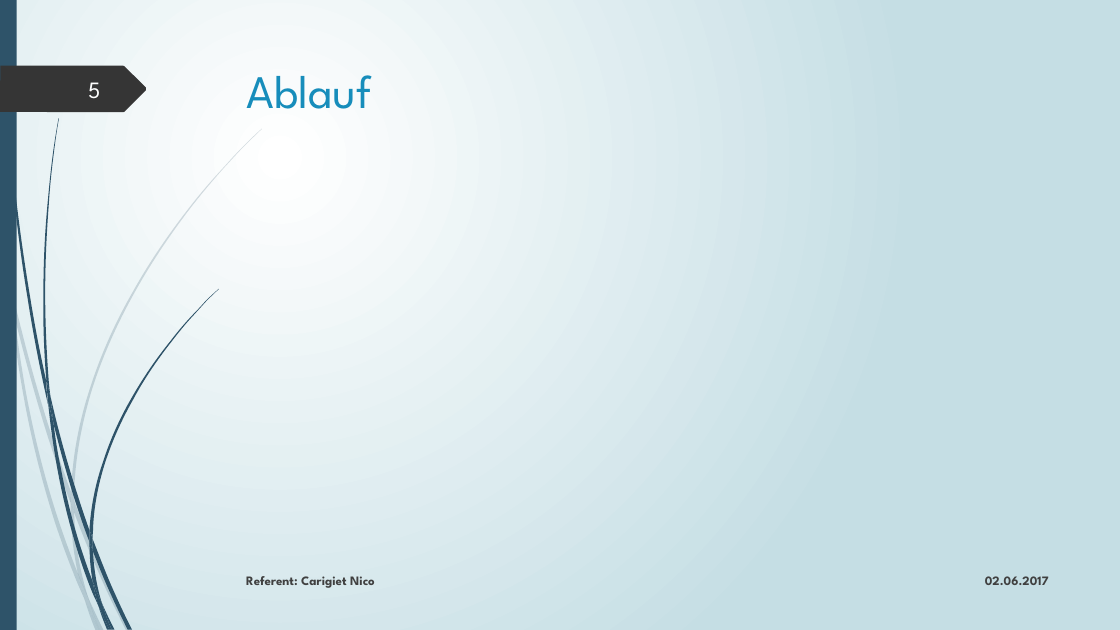
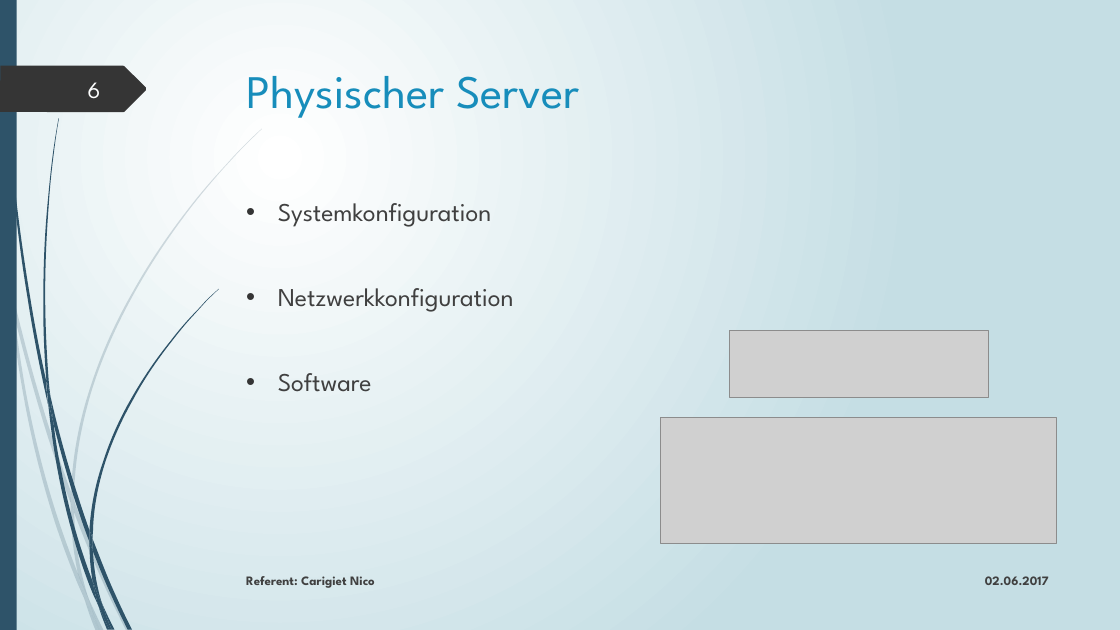
Before and after one commit to edecom/IPA, a slide deck: slide 6 of 4_Dokumente/48_Präsentation & Demonstration/IPA_Präsentation_Carigiet_Nico_20170529.pptx (slide 5 before the commit). Drawn at 1120x630 pixels with LibreOffice and Linux fonts; fonts in the diff are those of the drawing; grey boxes stand for pictures. Boxes give left, top, right and bottom in pixels: in the first picture for what was removed or moved away, otherwise in the second. Text is boxed around its words. In the diff, an @@ line names an element or a change of style, - is before the commit and + after.

```diff
--- a/4_Dokumente/48_Präsentation & Demonstration/IPA_Präsentation_Carigiet_Nico_20170529.pptx
+++ b/4_Dokumente/48_Präsentation & Demonstration/IPA_Präsentation_Carigiet_Nico_20170529.pptx
@@ page number at <box>88,82,101,99</box>: text changed @@
-5
+6
@@ title at <box>247,76,580,118</box>: text changed @@
-Ablauf
+Physischer Server
@@ text added at <box>278,203,514,392</box>, 22 pt, text #404040 @@
+• Systemkonfiguration
+• Netzwerkkonfiguration
+• Software
@@ picture added at <box>729,331,988,397</box> @@
@@ picture added at <box>660,418,1057,544</box> @@
```
Also in this commit, not shown: 5 other slides changed, 15 slides added, 12 other files.
